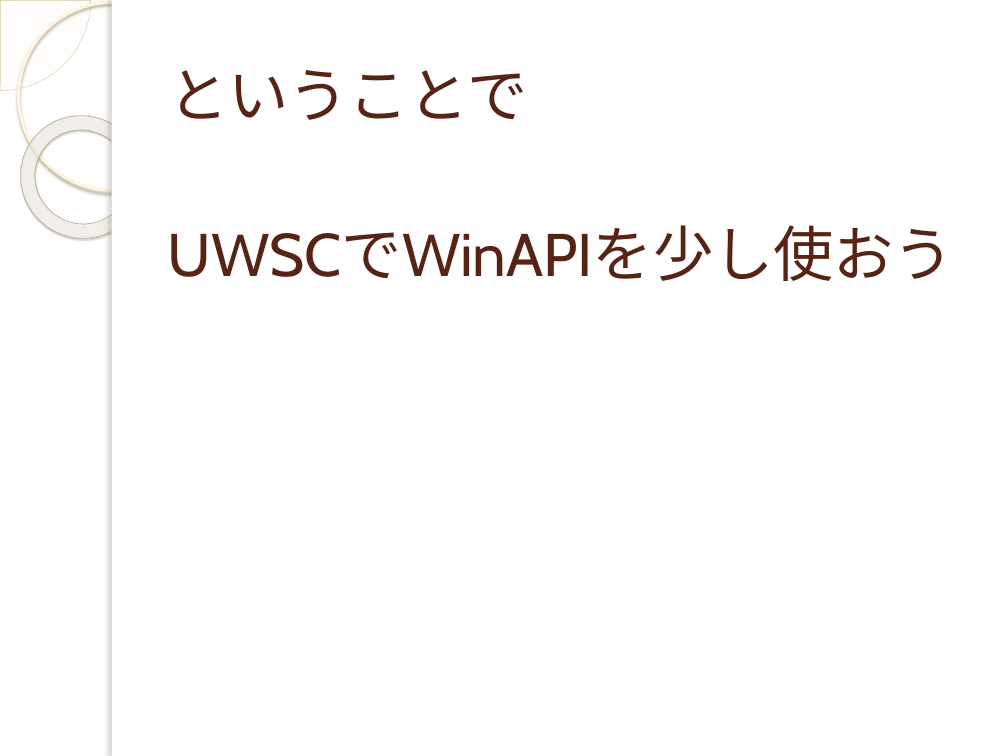
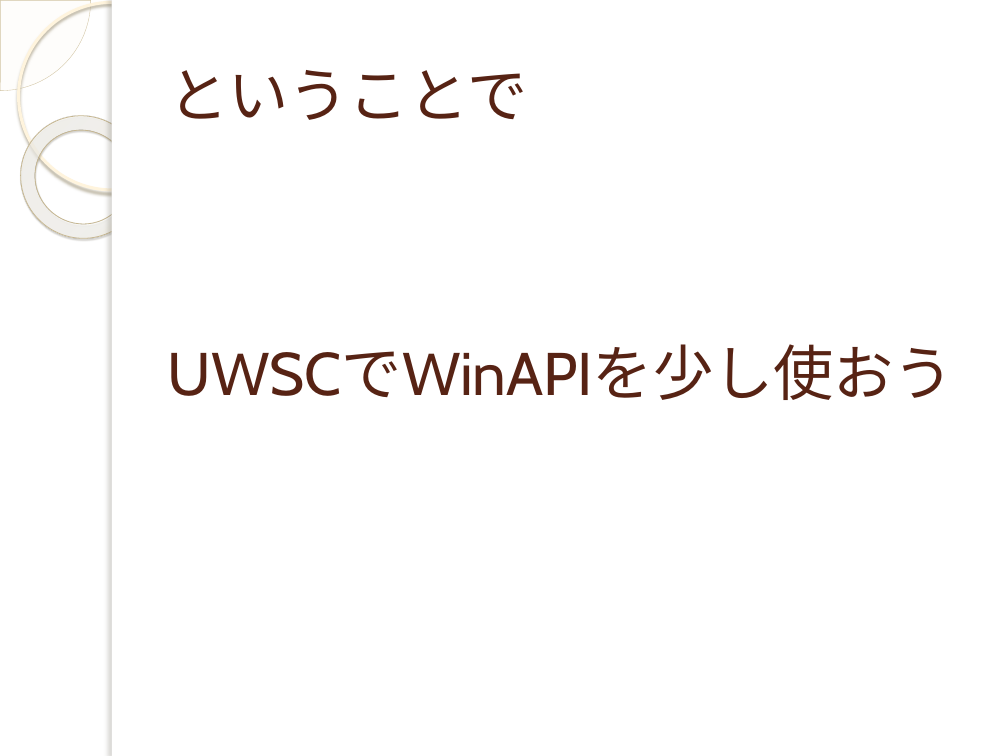
Before and after one commit to yuridonus/FEstudy, a slide deck: slide 9 of uwsc2.pptx. Drawn at 1008x756 pixels with LibreOffice and Linux fonts; fonts in the diff are those of the drawing; background and template pictures are left out. Boxes give left, top, right and bottom in pixels: in the first picture for what was removed or moved away, otherwise in the second. Text is boxed around its words. In the diff, an @@ line names an element or a change of style, - is before the commit and + after.

```diff
--- a/uwsc2.pptx
+++ b/uwsc2.pptx
@@ text "UWSCでWinAPIを少し使おう": place and size @@
-text "UWSCでWinAPIを少し使おう" at bbox=[168, 226, 954, 281]
+text "UWSCでWinAPIを少し使おう" at bbox=[168, 345, 954, 400]
```
Also in this commit, not shown: 2 other slides changed, 5 slides added.
